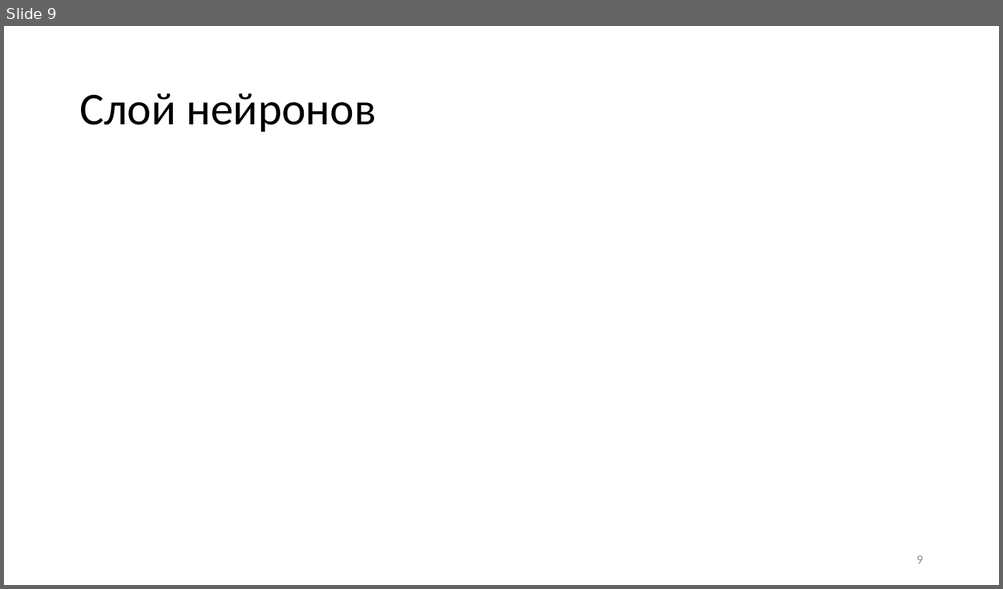
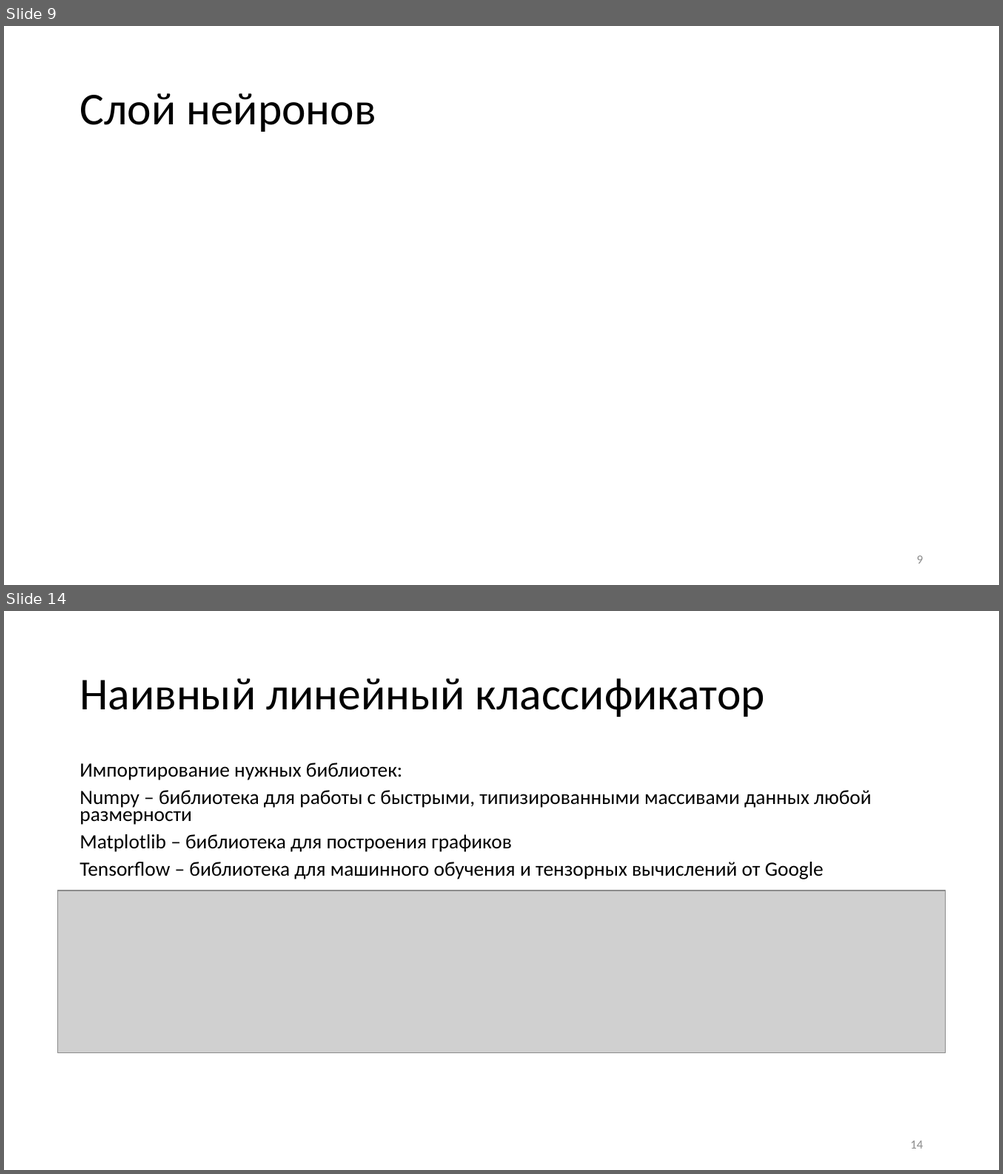
Before and after one commit to VictorAboba/Masters_lec, a slide deck: Lecture_1/neiron_layer_mlp.pptx. Shown one above the other, each under a label of ours: slide 9 before the commit, slides 9 and 14 after it; the slides between them are not shown. The pictures are 1003x589 and 1003x1174 pixels, drawn with LibreOffice and Linux fonts; fonts in the diff are those of the drawing; grey boxes stand for pictures. Boxes give left, top, right and bottom in pixels: in the first picture for what was removed or moved away, otherwise in the second. Text is boxed around its words. In the diff, an @@ line names an element or a change of style, - is before the commit and + after.

```diff
--- a/Lecture_1/neiron_layer_mlp.pptx
+++ b/Lecture_1/neiron_layer_mlp.pptx
@@ slide 14 added at [4,611,999,1170], background #FFFFFF @@
@@ title added at [79,678,765,717], 44 pt, text #000000 @@
+Наивный линейный классификатор
@@ text added at [79,763,871,880], 19.6 pt, text #000000 @@
+Импортирование нужных библиотек:
+Numpy – библиотека для работы с быстрыми, типизированными массивами данных любой размерности
+Matplotlib – библиотека для построения графиков
+Tensorflow – библиотека для машинного обучения и тензорных вычислений от Google
@@ picture added at [58,891,945,1054] @@
@@ page number added at [910,1141,922,1149], 12 pt, text #8C8C8C @@
+14
```
Also in this commit, not shown: 2 slides changed, 5 other slides added.
